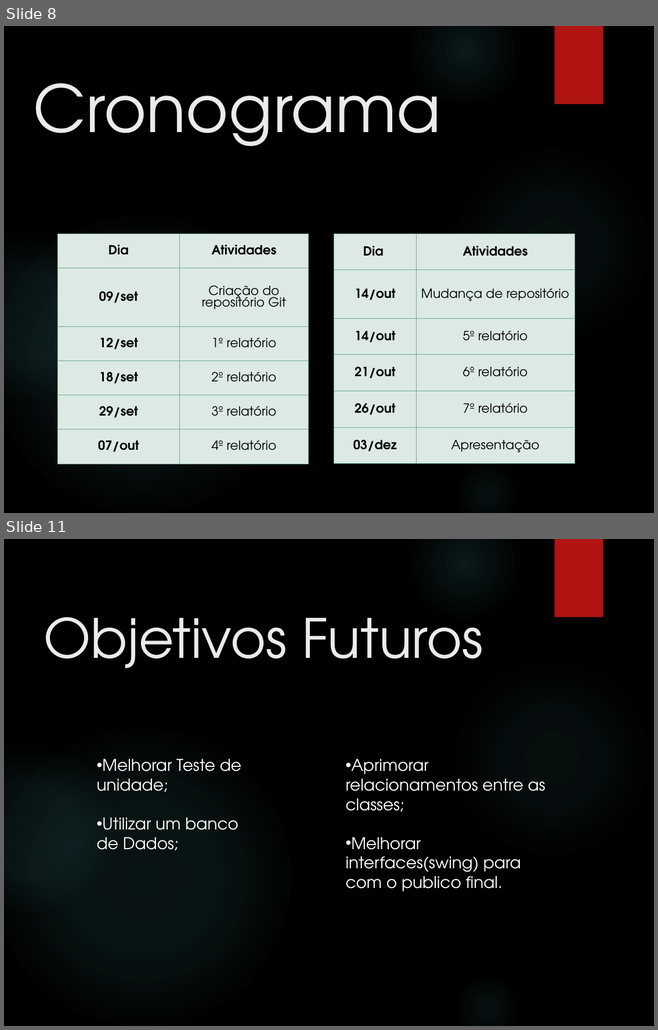
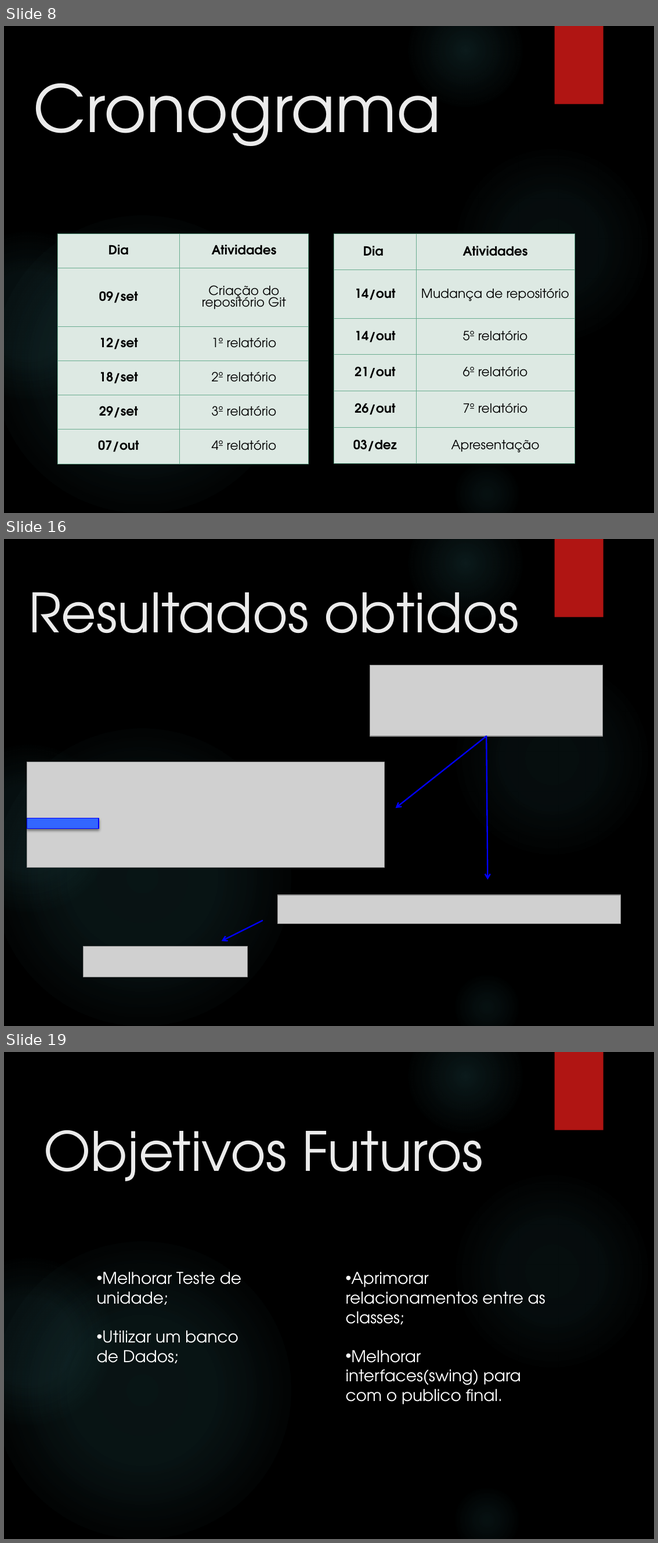
Before and after one commit to rafa7lima/SistemaVoo2.0, a slide deck: Apresentação/Apresentação Grupo 7_MOD.pptx. Shown one above the other, each under a label of ours: slides 8 and 11 before the commit, slides 8, 16 and 19 after it; the slides between them are not shown. The pictures are 658x1030 and 658x1543 pixels, drawn with LibreOffice and Linux fonts; fonts in the diff are those of the drawing; grey boxes stand for pictures; background and template pictures are left out. Boxes give left, top, right and bottom in pixels: in the first picture for what was removed or moved away, otherwise in the second. Text is boxed around its words. In the diff, an @@ line names an element or a change of style, - is before the commit and + after.

```diff
--- a/Apresentação/Apresentação Grupo 7_MOD.pptx
+++ b/Apresentação/Apresentação Grupo 7_MOD.pptx
@@ slide 16 added at (4,539,654,1026), background picture (left out); not listed: 6 template elements that a slide beside it also shows @@
@@ title added at (28,592,518,634), 60 pt, text #EBEBEB @@
+Resultados obtidos
@@ picture added at (370,665,603,736) @@
@@ arrow added from (486, 736) to (395, 808), #0000FF 1.5 pt @@
@@ arrow added from (486, 736) to (487, 880), #0000FF 1.5 pt @@
@@ picture added at (27,762,384,868) @@
@@ rectangle added at (27,819,98,829), fill #3366FF, outline #0000FF 0.75 pt @@
@@ picture added at (278,895,621,924) @@
@@ arrow added from (263, 921) to (221, 941), #0000FF 1.5 pt @@
@@ picture added at (83,946,248,977) @@
@@ what was slide 11 is now slide 19 @@
```
Also in this commit, not shown: 6 slides changed, 7 other slides added, 1 other file.
